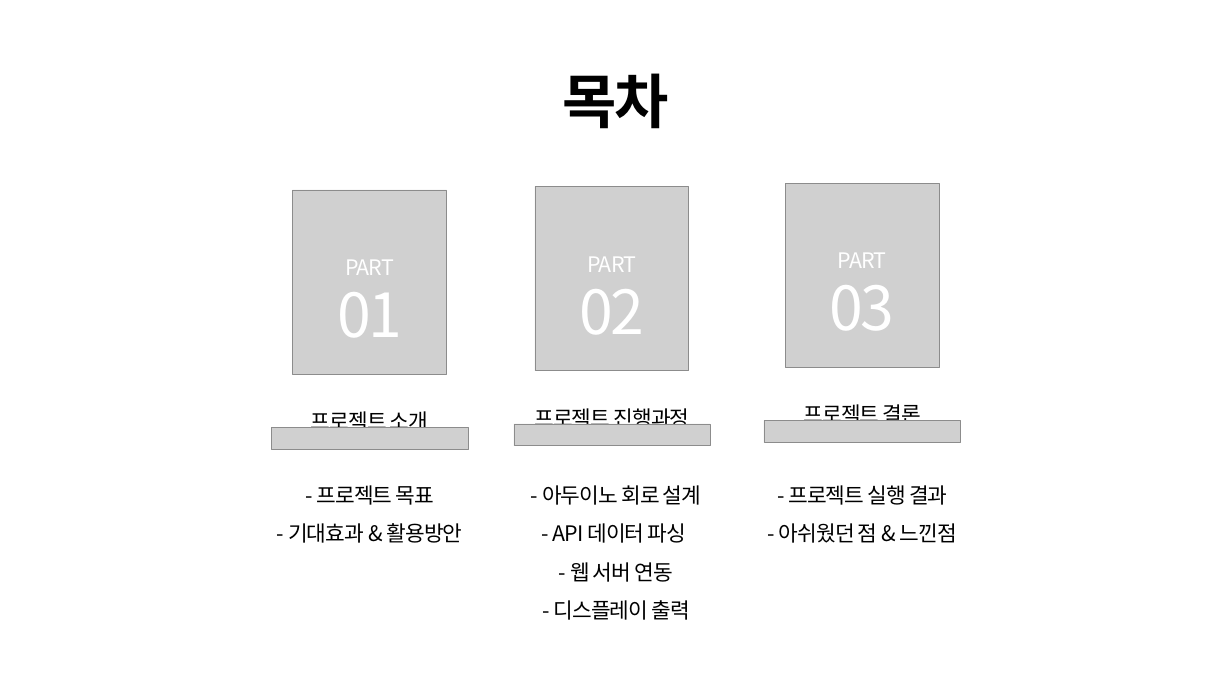
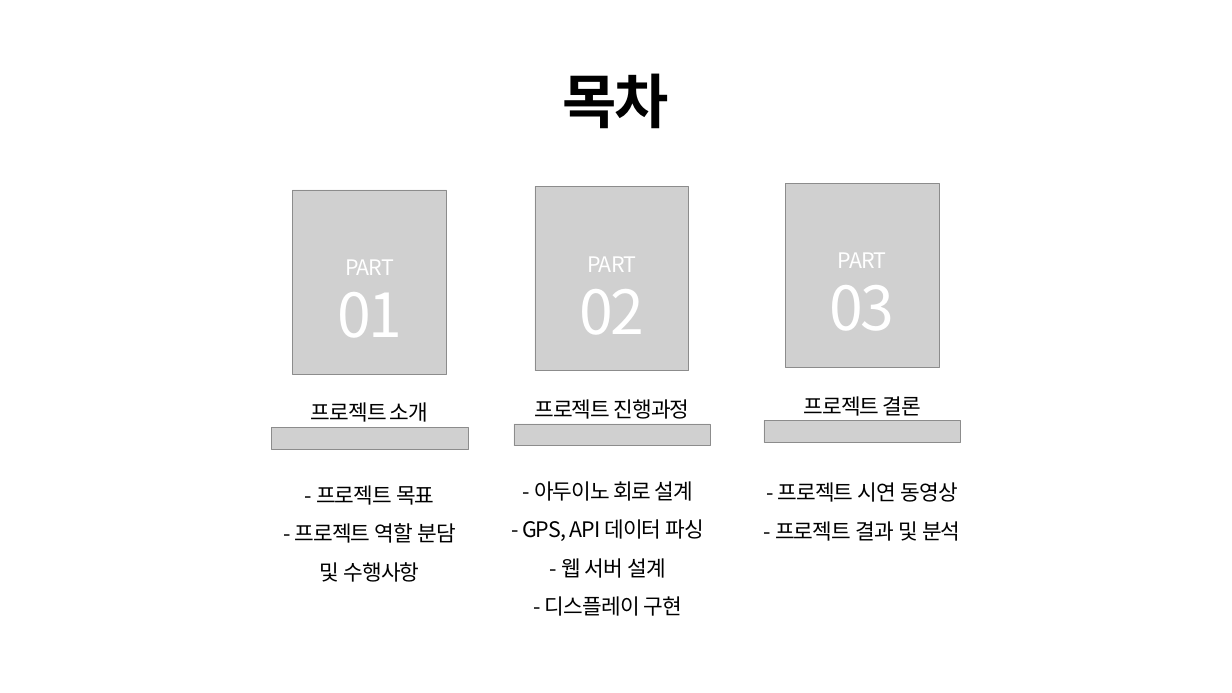
Before and after one commit to Hwan0808/Capstone_Project, a slide deck: slide 2 of 종합프로젝트설계_발표자료.pptx. Drawn at 1232x693 pixels with LibreOffice and Linux fonts; fonts in the diff are those of the drawing; grey boxes stand for pictures. Boxes give left, top, right and bottom in pixels: in the first picture for what was removed or moved away, otherwise in the second. Text is boxed around its words. In the diff, an @@ line names an element or a change of style, - is before the commit and + after.

```diff
--- a/종합프로젝트설계_발표자료.pptx
+++ b/종합프로젝트설계_발표자료.pptx
@@ 3 texts moved together from (x1=311, y1=401, x2=921, y2=428) to (x1=311, y1=396, x2=921, y2=422) @@
@@ text "- 아두이노 회로 설계" moved from (x1=542, y1=485, x2=701, y2=620) to (x1=522, y1=481, x2=704, y2=616) @@
@@ text at (x1=775, y1=482, x2=960, y2=541): text changed @@
-- 프로젝트 실행 결과
-- 아쉬웠던 점 & 느낀점
+- 프로젝트 시연 동영상
+- 프로젝트 결과 및 분석
@@ text at (x1=295, y1=523, x2=456, y2=582): text changed @@
-- 기대효과 & 활용방안
+- 프로젝트 역할 분담
+및 수행사항
@@ text at (x1=522, y1=519, x2=704, y2=616): text changed @@
-- API 데이터 파싱
-- 웹 서버 연동
-- 디스플레이 출력
+- GPS, API 데이터 파싱
+- 웹 서버 설계
+- 디스플레이 구현
```
Also in this commit, not shown: 6 other slides changed, 3 slides removed.
